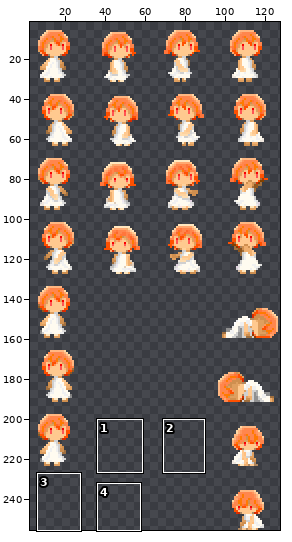
Sprite sheet, stored at src/res/image/chara/player.png. Above: a wide view before the commit, with the close-up outlined.
Close-up. Before:
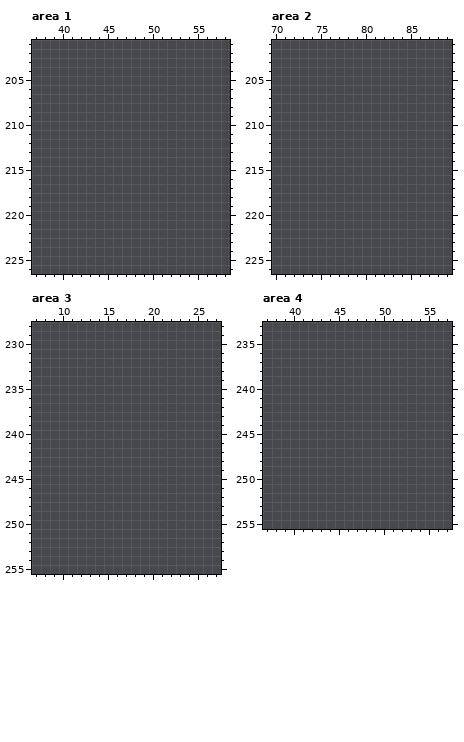
The file is 128x256 pixels. Colours within 5 levels of each other are drawn and written as one. Shown: area 1: x 37..58, y 201..226; area 2: x 70..89, y 201..226; area 3: x 7..27, y 228..255; area 4: x 37..57, y 233..255. The wide view leaves out empty margins. The commit also changed other parts of the picture, which this record leaves out.
Palette (. is transparent): 
Once edited:
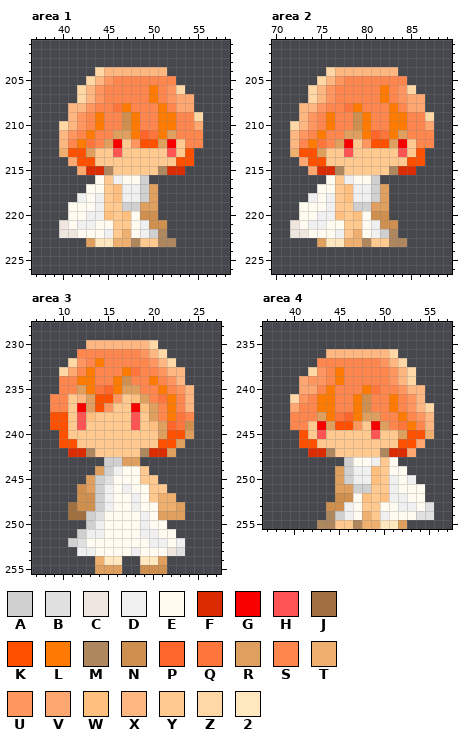
Colours new in this view: A #d0d0d0  B #e0e0e0  C #efe7df  D #f0f0f0  E #fffbf0  F #da2c00  G #f90000  H #ff5454  J #9f6f3f  K #ff5000  L #ff7a00  M #af875f  N #cf8f4f  P #ff662b  Q #ff763c  R #df9f5f  S #ff864d  T #efaf6f  U #ff965f  V #ffa770  W #ffbf7f  X #ffb782  Y #ffc98f  Z #ffd8a5  2 #ffe7bf
Difference:
Changed rows in their new state; - is an unchanged pixel.
Area 1:
first column x 40:
204 ----ZXXXXXXX----
205 ---ZXUSSSSSSS---
206 --ZXUSSSSSLSUZ--
207 --ZXUSSSSSLSUVV-
208 -XXUSSQLSSSLSVV-
209 -XUSLSSNLSSLLSSZ
210 ZXUSLSSNLSSLLSSV
211 XUSLSSRRLPQLRSSS
212 XSLQSRGYUKKRGYSS
213 TKKRYYHYYYYYHYK-
214 -VKKYYYYYYYYYKK-
215 --VFFMYYYYYMFF--
216 ----EYDEEA------
217 ---EEYWDDAR-----
218 --DEDYWDDAR-----
219 -EEEDYYAARR-----
220 -EEDDWYWENN-----
221 CEDDEEYYEDNN----
222 CCEEEDYTEDAM----
223 ---R22TTMYYMM---
Area 2:
first column x 72:
204 ----ZXXXXXXX----
205 ---ZXUSSSSSSS---
206 --ZXUSSSSSLSUZ--
207 --ZXUSSSSSLSUVV-
208 -XXUSSQLSSSLSVV-
209 -XUSLSSNLSSLLSSZ
210 ZXUSLSSNLSSLLSSV
211 XUSLSSRRLPQLRSSS
212 XSLQSRGYUKKRGYSS
213 TKKRYYHYYYYYHYK-
214 -VKKYYYYYYYYYKK-
215 --VFFMYYYYYMFF--
216 ----EYDEEA------
217 ---EEYWDDAR-----
218 --DEDYWDDAR-----
219 -EEEDYYAARR-----
220 -EEDDWYWENN-----
221 CEDDEEYYEDNN----
222 CCEEEDYTEDAM----
223 ---R22TTMYYMM---
Area 3:
first column x 9:
230 ----XXXXXXXZ----
231 ---SSSSSSSUXZ---
232 --ZUSLSSSSSUXZ--
233 -ZVSLSSSLQSSUXX-
234 -SSLLSSLNSSLSUX-
235 -SSRLQPLRRSSLSUX
236 SSYXRKKUYWRSQLSX
237 SSYGRKUYYGWRSLSX
238 KKYHWYYYYHYRSLQS
239 KKYHYYYYYHYWRPQN
240 -KYYYYYYYYYYRKKR
241 -KKYYYYYYYYYKKR-
242 --FFMYYYYYMFFR--
243 ------AARR------
244 -----RADEEY-----
245 ----RABEEEYY----
246 ---NRADEDEEYY---
247 ---NNADEEDEYTT--
248 --JNNADEEDEETTR-
249 --JJABEEEEDERRR-
250 ----ADEEEEDEE---
251 ---ADDEEEEDDEE--
252 --ABEEEEEEEDDED-
253 ---DDEEEEDEEECB-
254 -----T22--22R---
255 -----RRR--NNN---
Area 4:
first column x 40:
236 ----XXXXXXXZ----
237 ---SSSSSSSUXZ---
238 --ZUSLSSSSSUXZ--
239 -VUUSLSSSSSUXZ--
240 -VVSLSSSLQSSUXX-
241 ZUSLLSSLNSSLSUX-
242 VSSLLSSLNSSLSUXZ
243 SSSRLQPLRRSSLSUX
244 SSYGRKKUYGRSQLSX
245 -KYHYYYYYHYYRKKT
246 -KKYYYYYYYYYKKV-
247 --FFMYYYYYMFFV--
248 ------AEEDYE----
249 -----RADDWYEE---
250 -----RADDWYDED--
251 -----RRAAYYDEEE-
252 -----NNEWYWDDEE-
253 ----NNDEYYEEDDEB
254 ----MADETYDEEEBB
255 ---MMYYMTT22R---
Where, in picture pixels (left, top, right, bottom), the same in both close-ups:
added: (59, 67, 203, 247)
added: (290, 67, 434, 247)
added: (50, 340, 194, 574)
added: (290, 349, 434, 529)
